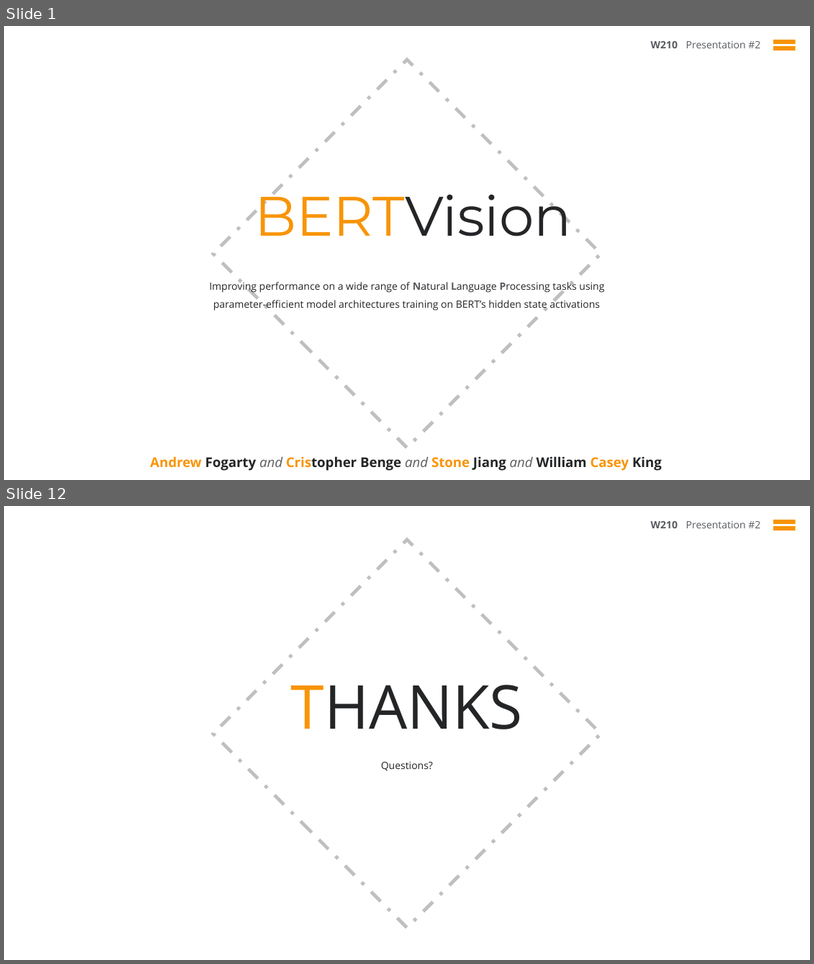
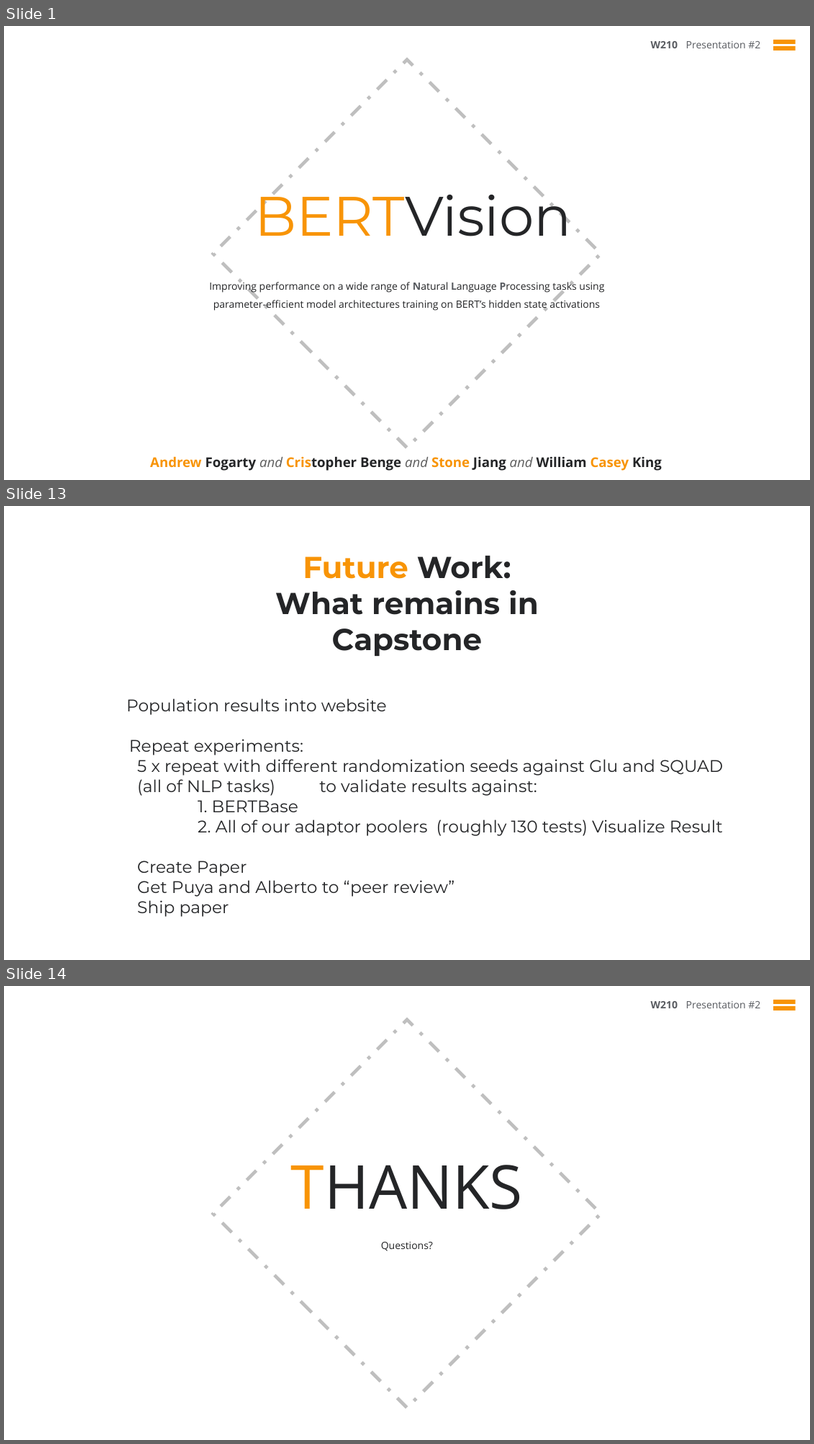
Before and after one commit to cbenge509/BERTVision, a slide deck: presentation/capstone/week_10/capstone__jiang_benge_fogarty_king__week_10.pptx. Shown one above the other, each under a label of ours: slides 1 and 12 before the commit, slides 1, 13 and 14 after it; the slides between them are not shown. The pictures are 814x964 and 814x1444 pixels, drawn with LibreOffice and Linux fonts; fonts in the diff are those of the drawing; background and template pictures are left out. Boxes give left, top, right and bottom in pixels: in the first picture for what was removed or moved away, otherwise in the second. Text is boxed around its words. In the diff, an @@ line names an element or a change of style, - is before the commit and + after.

```diff
--- a/presentation/capstone/week_10/capstone__jiang_benge_fogarty_king__week_10.pptx
+++ b/presentation/capstone/week_10/capstone__jiang_benge_fogarty_king__week_10.pptx
@@ slide 13 added at (4,506,810,960), background #FFFFFF @@
@@ text added at (275,556,539,656), 36 pt, text #242527, bold @@
+Future Work:
+What remains in Capstone
@@ text added at (126,698,723,916), 20 pt, text #242527 @@
+Population results into website
+Repeat experiments:
+  5 x repeat with different randomization seeds against Glu and SQUAD (all of NLP tasks) to validate results against:
+  1. BERTBase
+  2. All of our adaptor poolers (roughly 130 tests) Visualize Result
+  Create Paper
+  Get Puya and Alberto to “peer review”
+  Ship paper
@@ what was slide 12 is now slide 14 @@
```
Also in this commit, not shown: 2 slides changed, 9 other slides added, 8 slides removed, 2 other files.
